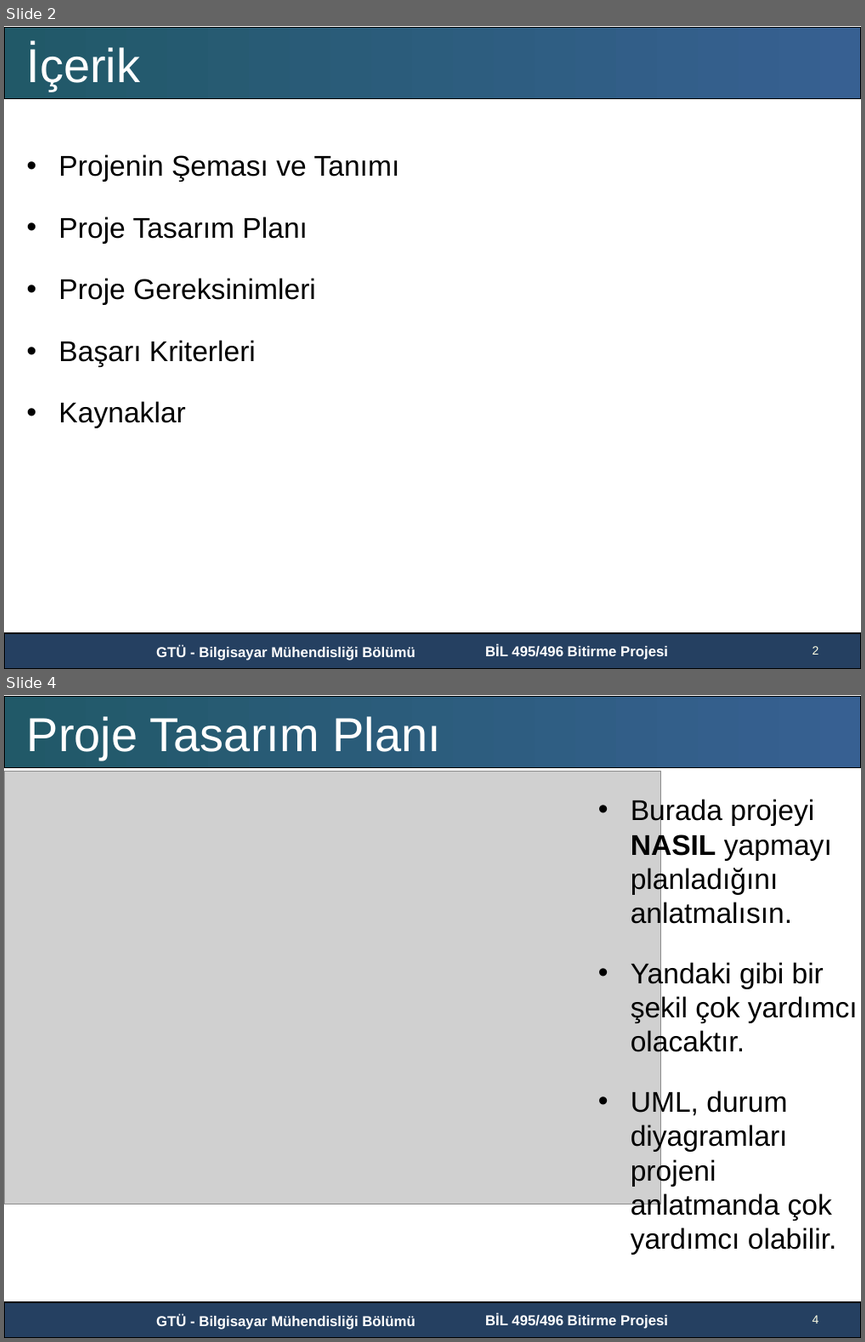
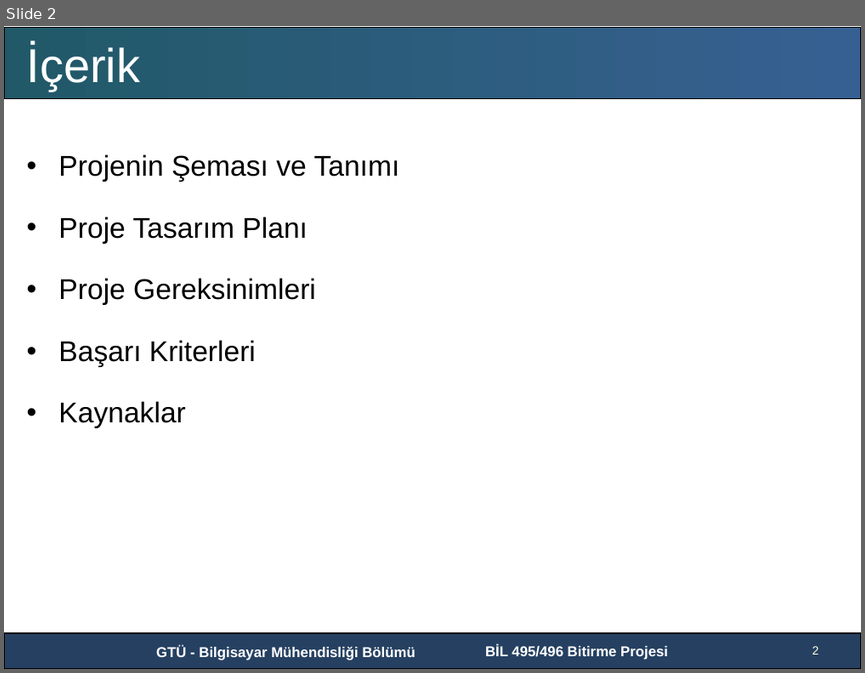
Before and after one commit to GTU-Projects/CSE496_Node2Vec_2018, a slide deck: Presentations/Presentation1.pptx. Shown one above the other, each under a label of ours: slides 2 and 4 before the commit, slide 2 after it; the slides between them are not shown. The pictures are 865x1342 and 865x673 pixels, drawn with LibreOffice and Linux fonts; fonts in the diff are those of the drawing; grey boxes stand for pictures; background and template pictures are left out. Boxes give left, top, right and bottom in pixels: in the first picture for what was removed or moved away, otherwise in the second. Text is boxed around its words. In the diff, an @@ line names an element or a change of style, - is before the commit and + after.

```diff
--- a/Presentations/Presentation1.pptx
+++ b/Presentations/Presentation1.pptx
@@ slide 4 removed at <box>4,695,861,1338</box>, background #FFFFFF; not listed: 4 template elements that a slide beside it also shows @@
@@ text removed at <box>27,716,441,759</box> @@
-Proje Tasarım Planı
@@ picture removed at <box>5,771,661,1204</box> @@
@@ text removed at <box>630,797,857,1254</box> @@
-• Burada projeyi NASIL yapmayı planladığını anlatmalısın.
-• Yandaki gibi bir şekil çok yardımcı olacaktır.
-• UML, durum diyagramları projeni anlatmanda çok yardımcı olabilir.
@@ page number removed at <box>812,1315,819,1323</box> @@
-4
```
Also in this commit, not shown: 3 slides changed, 3 slides added, 2 other slides removed.
